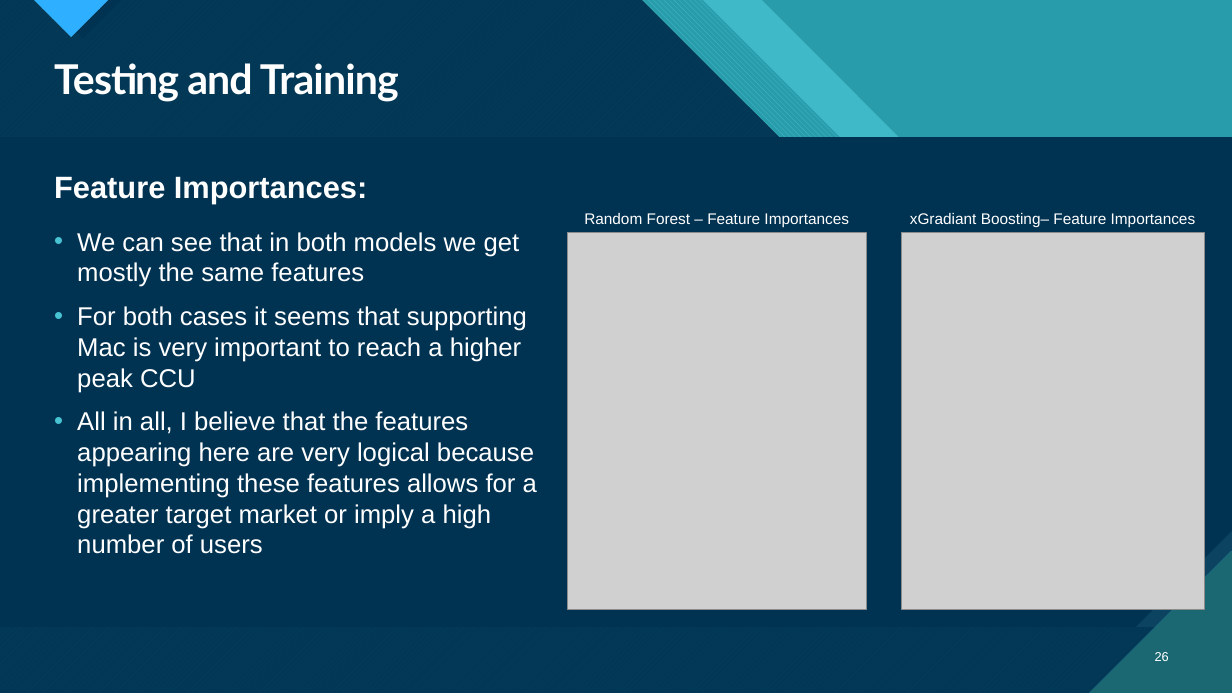
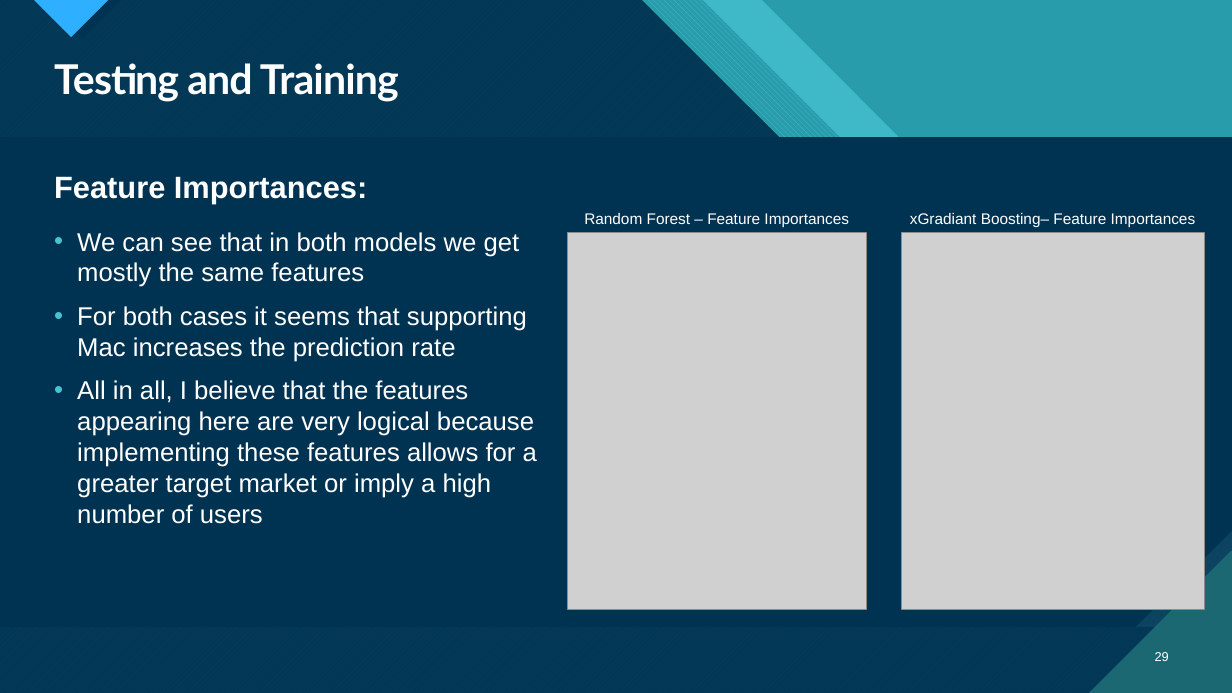
Before and after one commit to DoronF3/School-Projects, a slide deck: slide 29 of Data Science/Data Science Final Project.pptx (slide 26 before the commit). Drawn at 1232x693 pixels with LibreOffice and Linux fonts; fonts in the diff are those of the drawing; grey boxes stand for pictures. Boxes give left, top, right and bottom in pixels: in the first picture for what was removed or moved away, otherwise in the second. Text is boxed around its words. In the diff, an @@ line names an element or a change of style, - is before the commit and + after.

```diff
--- a/Data Science/Data Science Final Project.pptx
+++ b/Data Science/Data Science Final Project.pptx
@@ text at bbox=[77, 306, 527, 362]: text changed @@
-• For both cases it seems that supporting Mac is very important to reach a higher peak CCU
+• For both cases it seems that supporting Mac increases the prediction rate
@@ page number at bbox=[1155, 652, 1169, 661]: text changed @@
-26
+29
```
Also in this commit, not shown: 21 other slides changed, 5 slides added, 8 slides removed, 2 other files.
